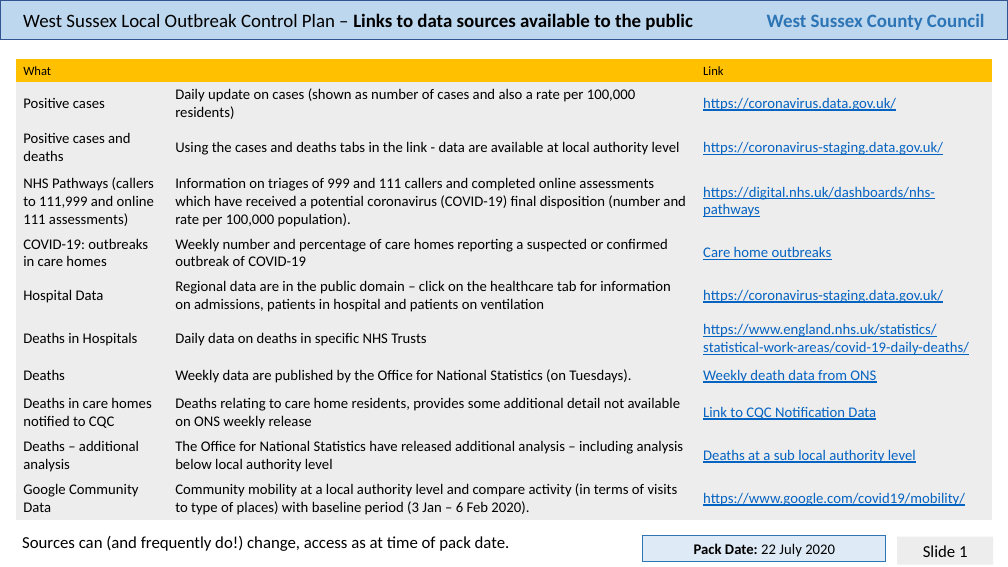
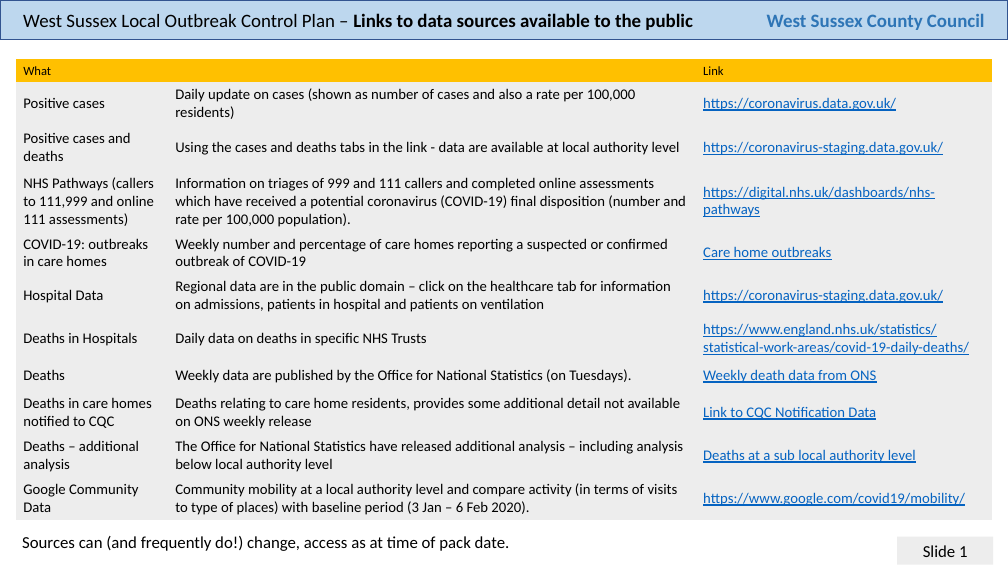
Before and after one commit to psychty/wsx_covid_datapack_public, a slide deck: slide 1 of West Sussex C19 weekly datapack template.pptx. Drawn at 1008x567 pixels with LibreOffice and Linux fonts; fonts in the diff are those of the drawing. Boxes give left, top, right and bottom in pixels: in the first picture for what was removed or moved away, otherwise in the second. Text is boxed around its words. In the diff, an @@ line names an element or a change of style, - is before the commit and + after.

Commit message:
First automated pack

```diff
--- a/West Sussex C19 weekly datapack template.pptx
+++ b/West Sussex C19 weekly datapack template.pptx
@@ rectangle removed at <box>643,536,886,562</box> @@
-Pack Date: 22 July 2020
```
Also in this commit, not shown: 26 other files.
